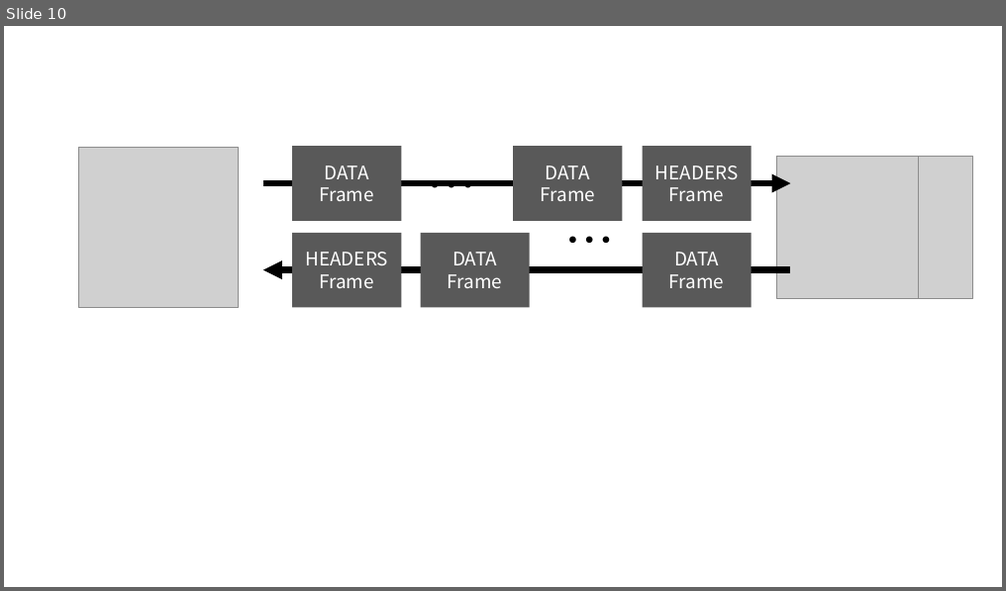
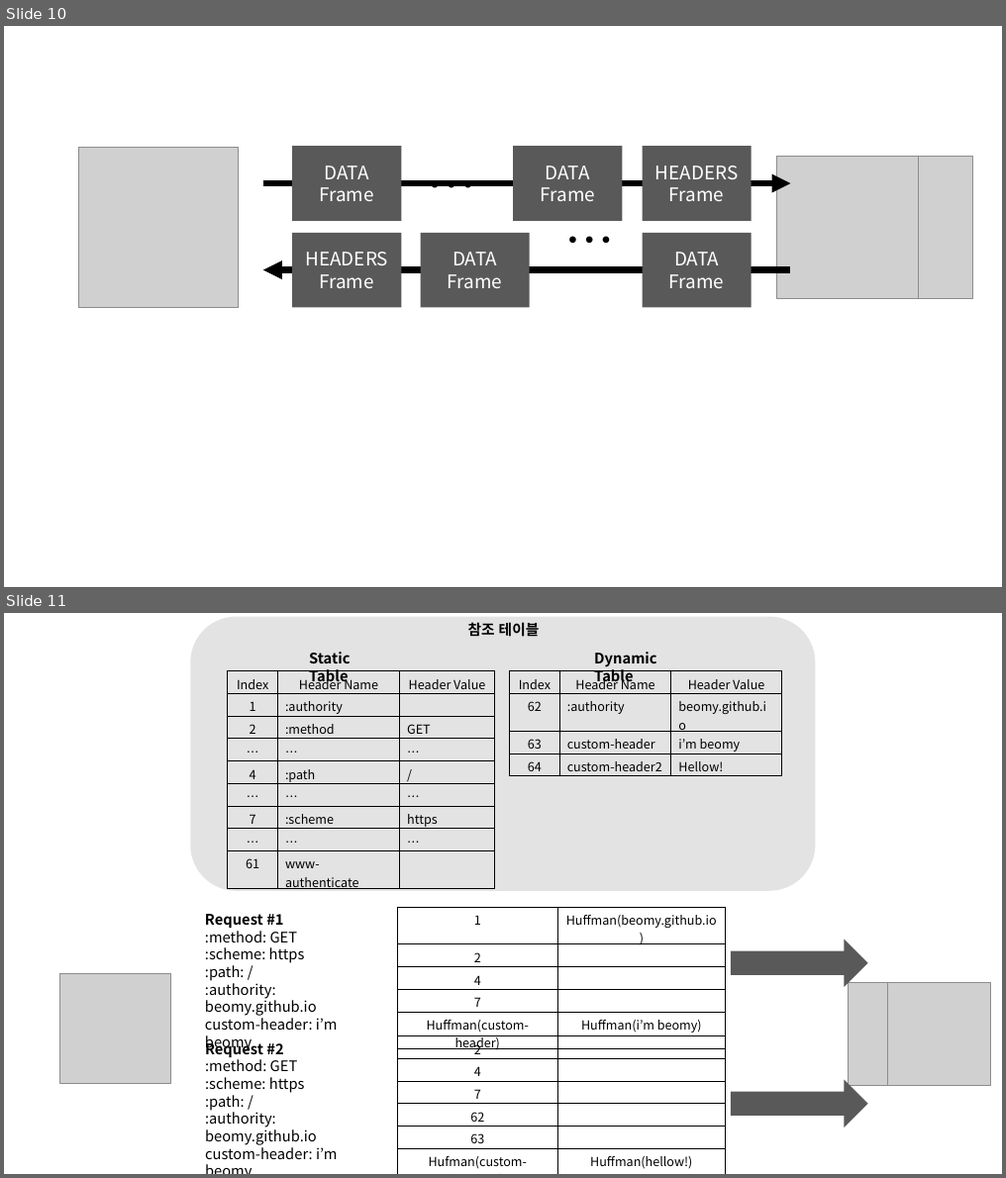
Before and after one commit to beomy/beomy.github.io, a slide deck: static/assets/img/posts/etc/http-version.pptx. Shown one above the other, each under a label of ours: slide 10 before the commit, slides 10 and 11 after it. The pictures are 1006x591 and 1006x1178 pixels, drawn with LibreOffice and Linux fonts; fonts in the diff are those of the drawing; grey boxes stand for pictures. Boxes give left, top, right and bottom in pixels: in the first picture for what was removed or moved away, otherwise in the second. Text is boxed around its words. In the diff, an @@ line names an element or a change of style, - is before the commit and + after.

```diff
--- a/static/assets/img/posts/etc/http-version.pptx
+++ b/static/assets/img/posts/etc/http-version.pptx
@@ slide 11 added at (4, 613, 1002, 1174), background #FFFFFF @@
@@ rounded rectangle added at (190, 617, 816, 891), fill #A5A5A5 at 30% opacity @@
@@ text added at (468, 622, 540, 637), 14 pt, text #000000, bold @@
+참조 테이블
@@ table added at (228, 671, 495, 893), 9 rows, 3 columns @@
+Index | Header Name | Header Value
+1 | :authority | 
+2 | :method | GET
+… | … | …
+4 | :path | /
+… | … | …
+7 | :scheme | https
+… | … | …
+61 | www-authenticate | 
@@ text added at (309, 652, 350, 685), 14 pt, text #000000, bold @@
+Static Table
@@ table added at (509, 671, 782, 932), 4 rows, 3 columns @@
+Index | Header Name | Header Value
+62 | :authority | beomy.github.io
+63 | custom-header | i’m beomy
+64 | custom-header2 | Hellow!
@@ text added at (594, 652, 657, 685), 14 pt, text #000000, bold @@
+Dynamic Table
@@ table added at (397, 907, 725, 1172), 5 rows, 2 columns @@
+1 | Huffman(beomy.github.io)
+2 | 
+4 | 
+7 | 
+Huffman(custom-header) | Huffman(i’m beomy)
@@ text added at (205, 914, 338, 1030), 14 pt, text #000000 @@
+Request #1
+:method: GET
+:scheme: https
+:path: /
+:authority: beomy.github.io
+custom-header: i’m beomy
@@ text added at (205, 915, 717, 1169), 14 pt, text #000000 @@
+Request #2
+:method: GET
+:scheme: https
+:path: /
+:authority: beomy.github.io
+custom-header: i’m beomy
+custom-header2: hellow!
@@ right arrow added at (731, 940, 868, 987), fill #595959 @@
@@ picture added at (60, 973, 171, 1084) @@
@@ picture added at (847, 983, 951, 1086) @@
@@ picture added at (887, 983, 991, 1086) @@
@@ table added at (397, 1037, 725, 1173), 6 rows, 2 columns @@
+2 | 
+4 | 
+7 | 
+62 | 
+63 | 
+Hufman(custom-header2) | Huffman(hellow!)
@@ right arrow added at (731, 1080, 868, 1128), fill #595959 @@
```
Also in this commit, not shown: 2 other files.
